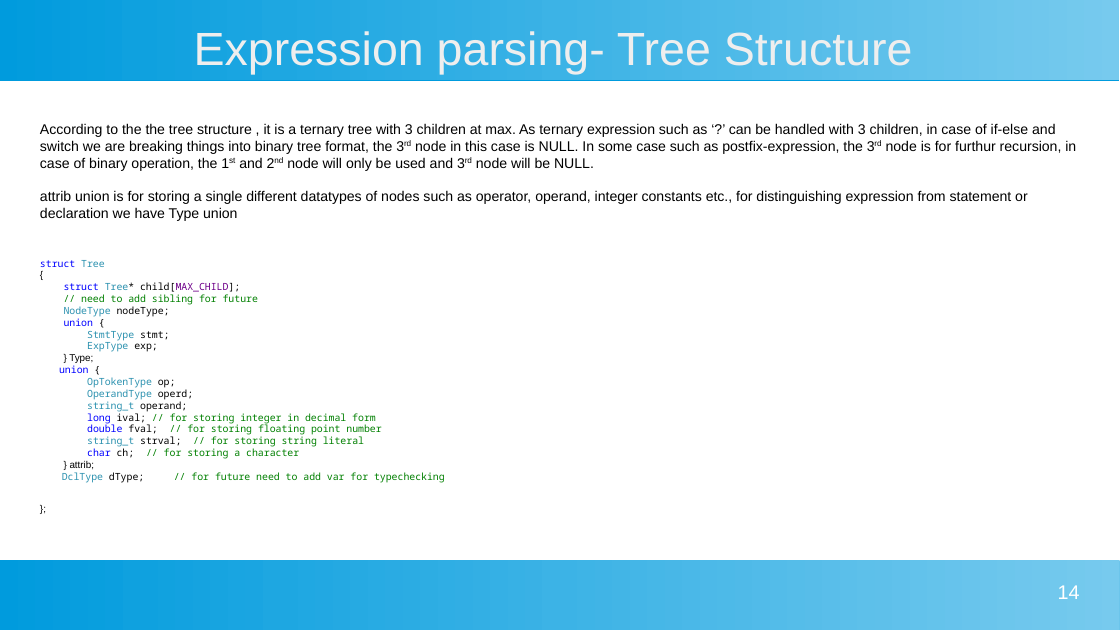
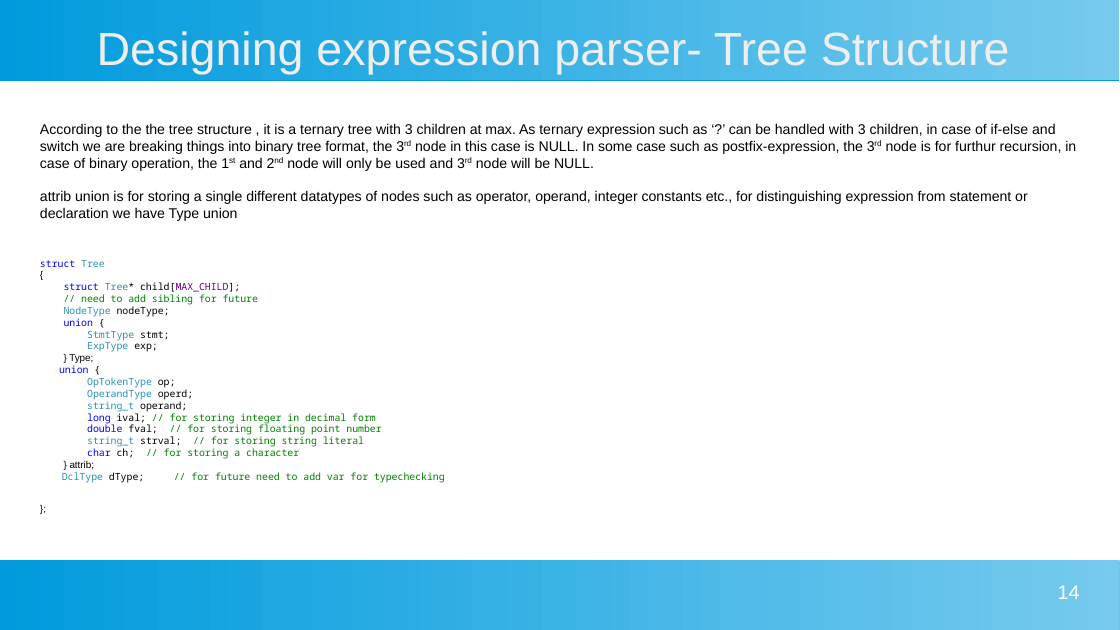
Before and after one commit to daipayan-bhowal/ProtoCParser, a slide deck: slide 14 of Manual/C Parser.pptx. Drawn at 1120x630 pixels with LibreOffice and Linux fonts; fonts in the diff are those of the drawing. Boxes give left, top, right and bottom in pixels: in the first picture for what was removed or moved away, otherwise in the second. Text is boxed around its words. In the diff, an @@ line names an element or a change of style, - is before the commit and + after.

Commit message:
Manual PPT file C-Parser.ppt updated

```diff
--- a/Manual/C Parser.pptx
+++ b/Manual/C Parser.pptx
@@ title at [97, 31, 1010, 74]: text changed @@
-Expression parsing- Tree Structure
+Designing expression parser- Tree Structure
```
Also in this commit, not shown: 16 other slides changed, 3 slides added, 5 other files.
